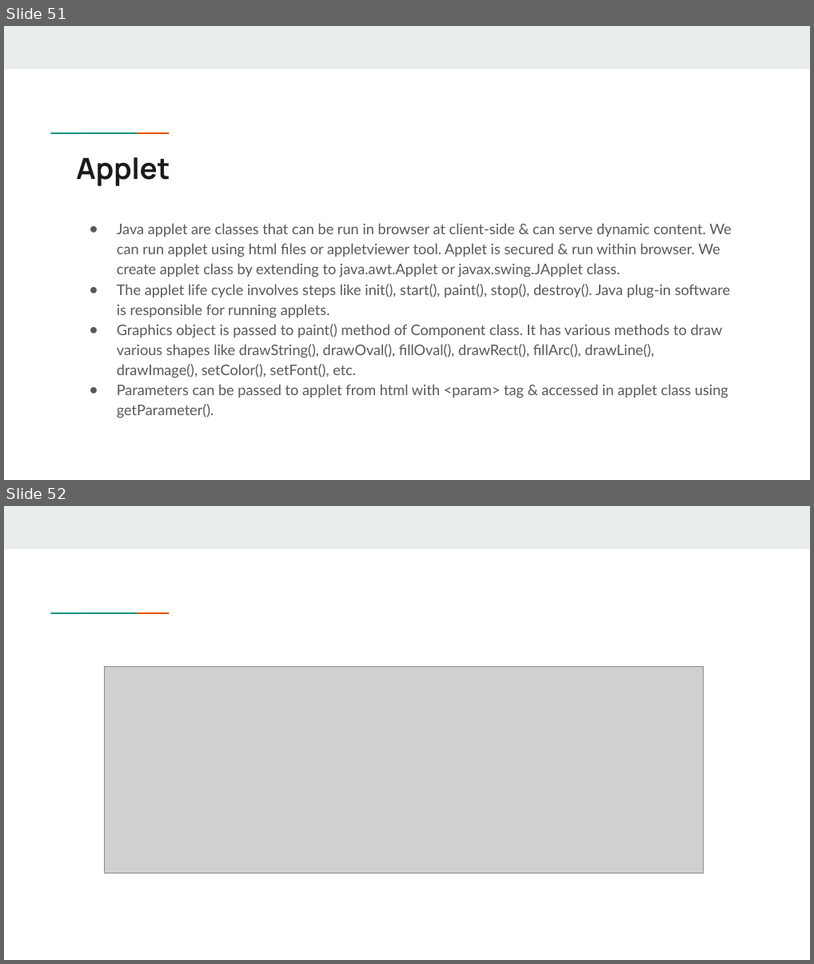
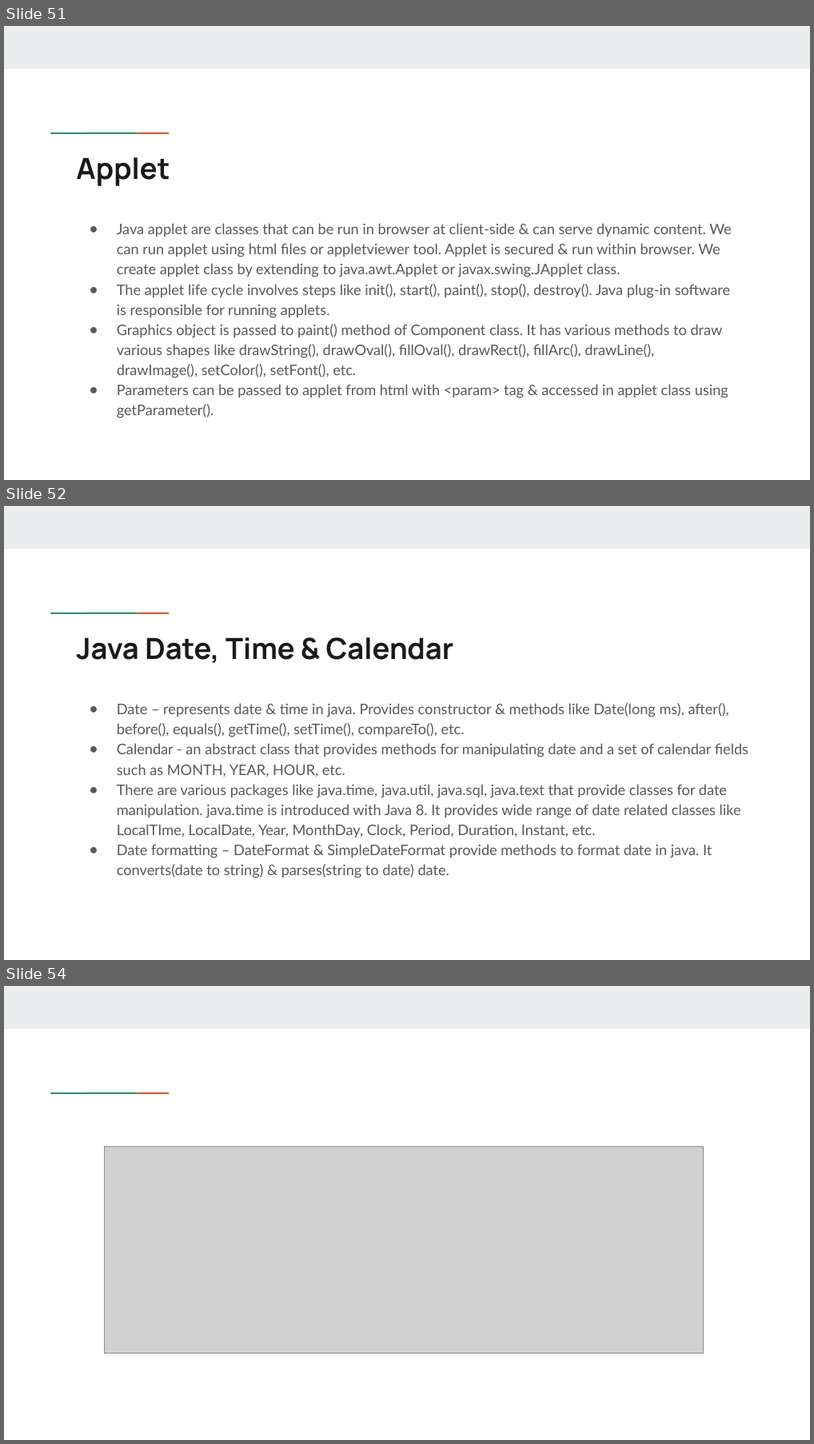
Before and after one commit to swapypatil/lang-in-a-slide, a slide deck: Java in a slide - 1.pptx. Shown one above the other, each under a label of ours: slides 51 and 52 before the commit, slides 51, 52 and 54 after it; the slides between them are not shown. The pictures are 814x964 and 814x1444 pixels, drawn with LibreOffice and Linux fonts; fonts in the diff are those of the drawing; grey boxes stand for pictures. Boxes give left, top, right and bottom in pixels: in the first picture for what was removed or moved away, otherwise in the second. Text is boxed around its words. In the diff, an @@ line names an element or a change of style, - is before the commit and + after.

```diff
--- a/Java in a slide - 1.pptx
+++ b/Java in a slide - 1.pptx
@@ slide 52 added at bbox=[4, 506, 810, 960], background #FFFFFF; not listed: 3 template elements that a slide beside it also shows @@
@@ title added at bbox=[76, 637, 454, 663], 26 pt, text #1A1A1A, bold @@
+Java Date, Time & Calendar
@@ text added at bbox=[117, 703, 749, 878], 13 pt, text #595959 @@
+● Date – represents date & time in java. Provides constructor & methods like Date(long ms), after(), before(), equals(), getTime(), setTime(), compareTo(), etc.
+● Calendar - an abstract class that provides methods for manipulating date and a set of calendar fields such as MONTH, YEAR, HOUR, etc.
+● There are various packages like java.time, java.util, java.sql, java.text that provide classes for date manipulation. java.time is introduced with Java 8. It provides wide range of date related classes like LocalTIme, LocalDate, Year, MonthDay, Clock, Period, Duration, Instant, etc.
+● Date formatting – DateFormat & SimpleDateFormat provide methods to format date in java. It converts(date to string) & parses(string to date) date.
@@ what was slide 52 is now slide 54 @@
```
Also in this commit, not shown: 1 other slide added.
